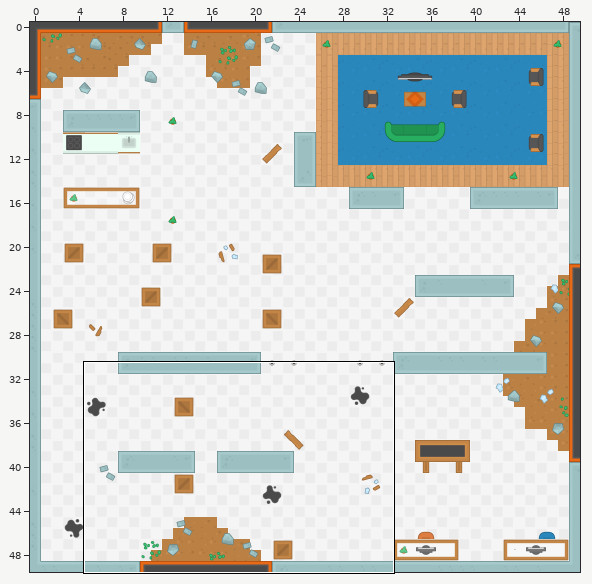
Level history. Tiled map: Brainstein/assets/tilemaps/laboratorio.tmx. Above, an overview of the earlier version with the close-up marked.
Close-up. Before the commit:
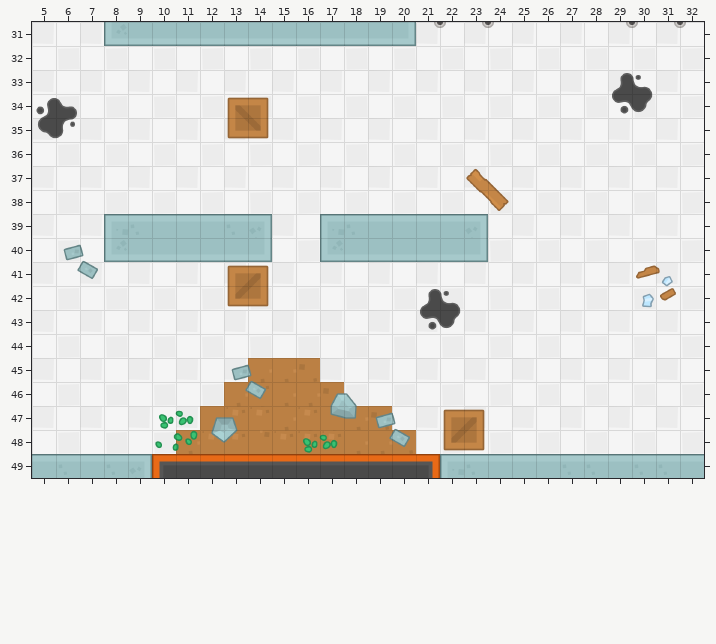
Cells are 64x64 px. Shown: x 5..32, y 31..49. The commit also changed other parts of the map, which this record leaves out.
Once edited:
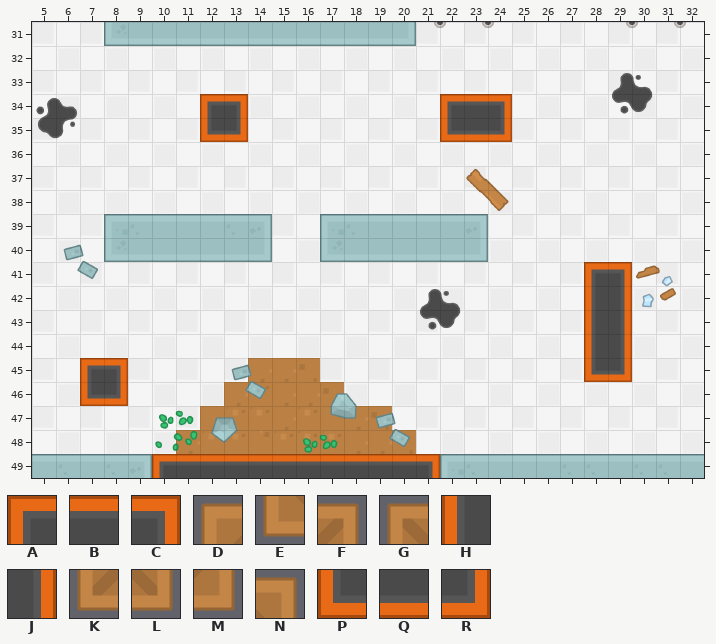
Key: from "tilesheet_complete_2X": A 446, B 447, C 449, D 472, E 472 turned 270, F 473, G 473 turned 270, H 500, J 503, K 526, L 526 turned 270, M 527, N 527 turned 270, P 608, Q 609, R 611.
_ is an empty cell.
Edits made:
{"where": "layer \"collisionLayer\""}
{"y":34,"x":12,"old":"_GN","new":"AC_"}
{"y":34,"x":22,"old":"___","new":"ABC"}
{"y":35,"x":12,"old":"_EL","new":"PR_"}
{"y":35,"x":22,"old":"___","new":"PQR"}
{"y":41,"x":13,"old":"DF","new":"__"}
{"y":41,"x":28,"old":"__","new":"AC"}
{"y":42,"x":13,"old":"KM","new":"__"}
{"y":42,"x":28,"old":"__","new":"HJ"}
{"y":43,"x":28,"old":"__","new":"HJ"}
{"y":44,"x":28,"old":"__","new":"HJ"}
{"y":45,"x":7,"old":"__","new":"AC"}
{"y":45,"x":28,"old":"__","new":"PR"}
{"y":46,"x":7,"old":"__","new":"PR"}
{"y":47,"x":22,"old":"DF","new":"__"}
{"y":48,"x":22,"old":"KM","new":"__"}
